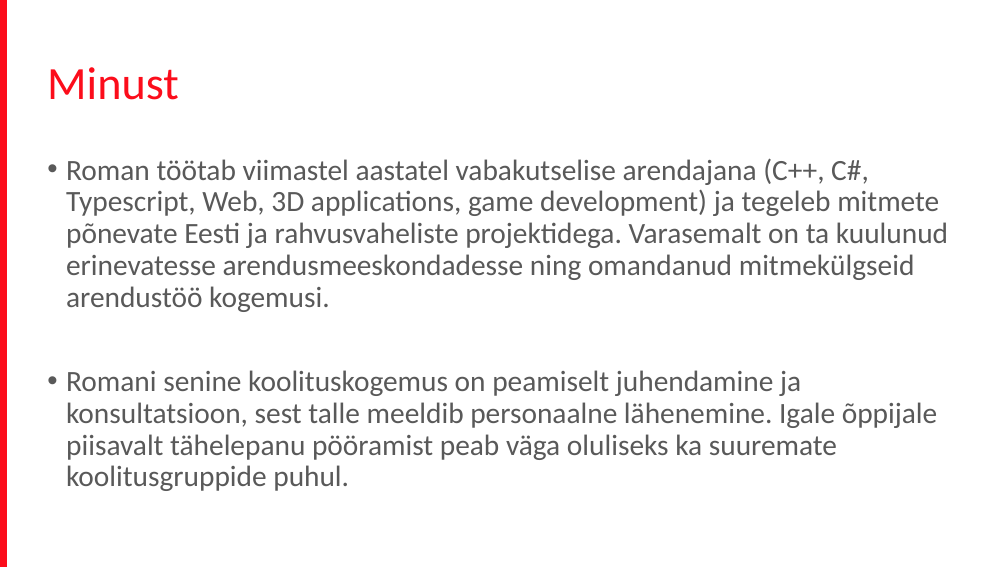
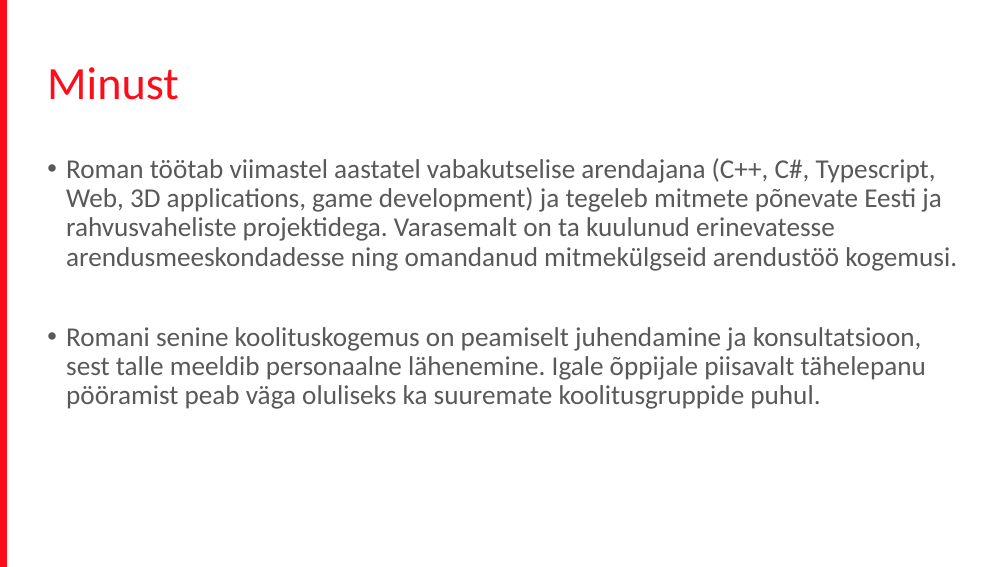
Before and after one commit to terjevolke/FrontEnd201704, a slide deck: slide 2 of Front_end_koolitus.pptx. Drawn at 1008x567 pixels with LibreOffice and Linux fonts; fonts in the diff are those of the drawing; background and template pictures are left out. Boxes give left, top, right and bottom in pixels: in the first picture for what was removed or moved away, otherwise in the second. Text is boxed around its words. In the diff, an @@ line names an element or a change of style, - is before the commit and + after.

```diff
--- a/Front_end_koolitus.pptx
+++ b/Front_end_koolitus.pptx
@@ text "Roman töötab viimastel aastatel vabakutselise ..." at [66,158,957,409]: size 28 to 25.9 pt @@
```
Also in this commit, not shown: 2 other slides changed.
